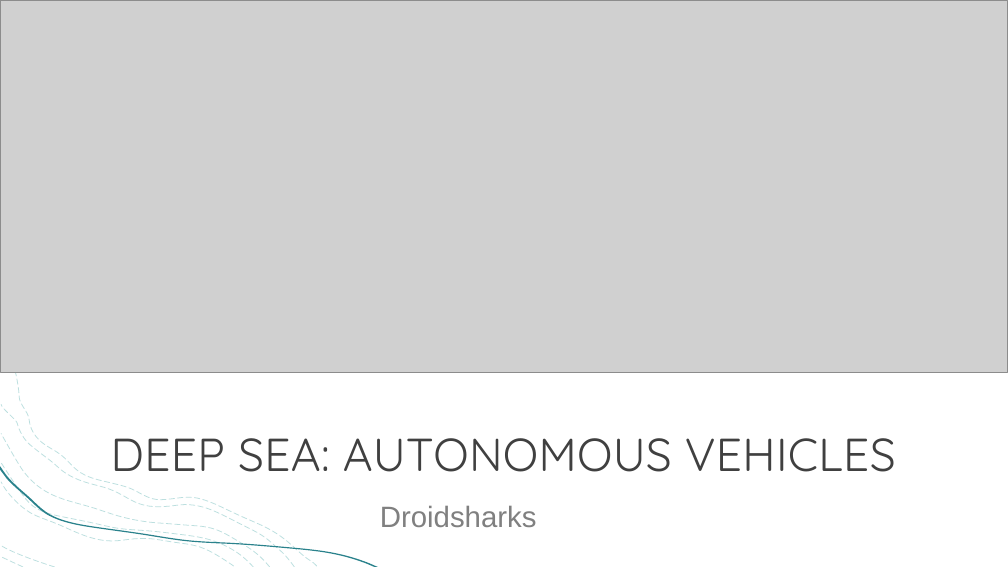
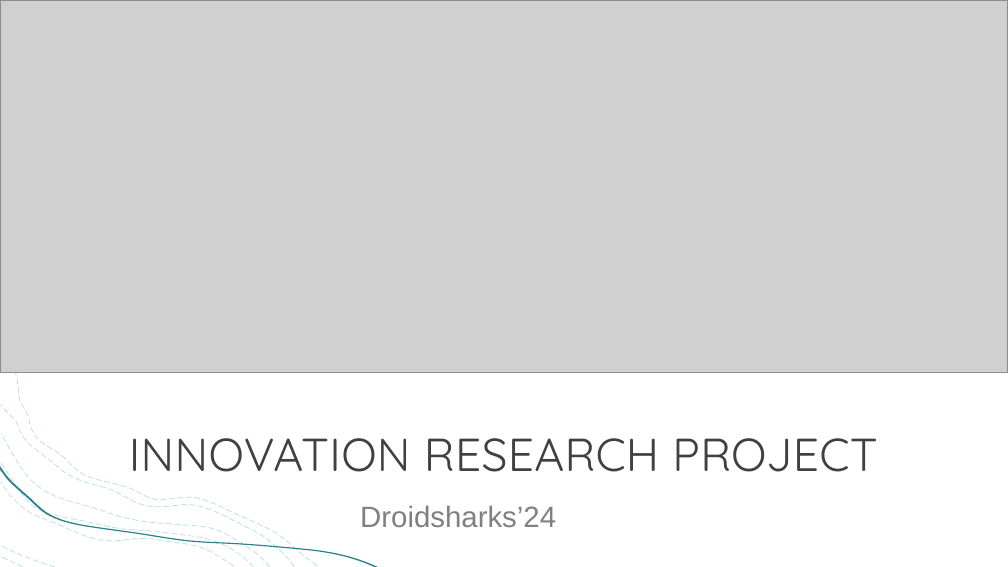
Before and after one commit to droidsharks2024/ResearchProject, a slide deck: slide 1 of UAV/Ocean_NN_v0.1.pptx. Drawn at 1008x567 pixels with LibreOffice and Linux fonts; fonts in the diff are those of the drawing; grey boxes stand for pictures. Boxes give left, top, right and bottom in pixels: in the first picture for what was removed or moved away, otherwise in the second. Text is boxed around its words. In the diff, an @@ line names an element or a change of style, - is before the commit and + after.

```diff
--- a/UAV/Ocean_NN_v0.1.pptx
+++ b/UAV/Ocean_NN_v0.1.pptx
@@ title at [129,438,877,472]: text changed @@
-DEEP SEA: AUTONOMOUS VEHICLES
+INNOVATION RESEARCH PROJECT
@@ subtitle at [360,506,556,527]: text changed @@
-Droidsharks
+Droidsharks’24
```
Also in this commit, not shown: 2 other slides changed, 5 slides added, 9 slides removed.
